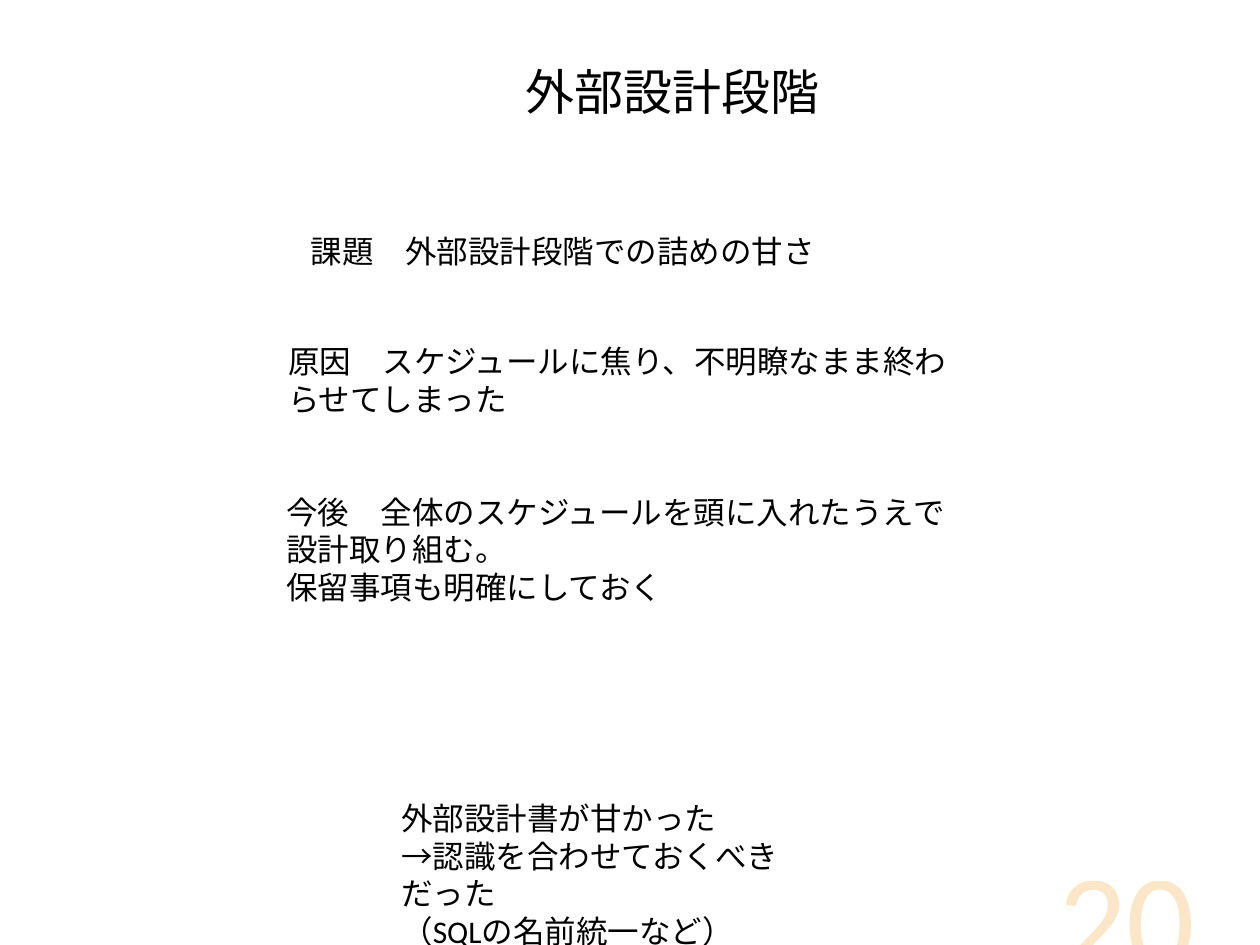
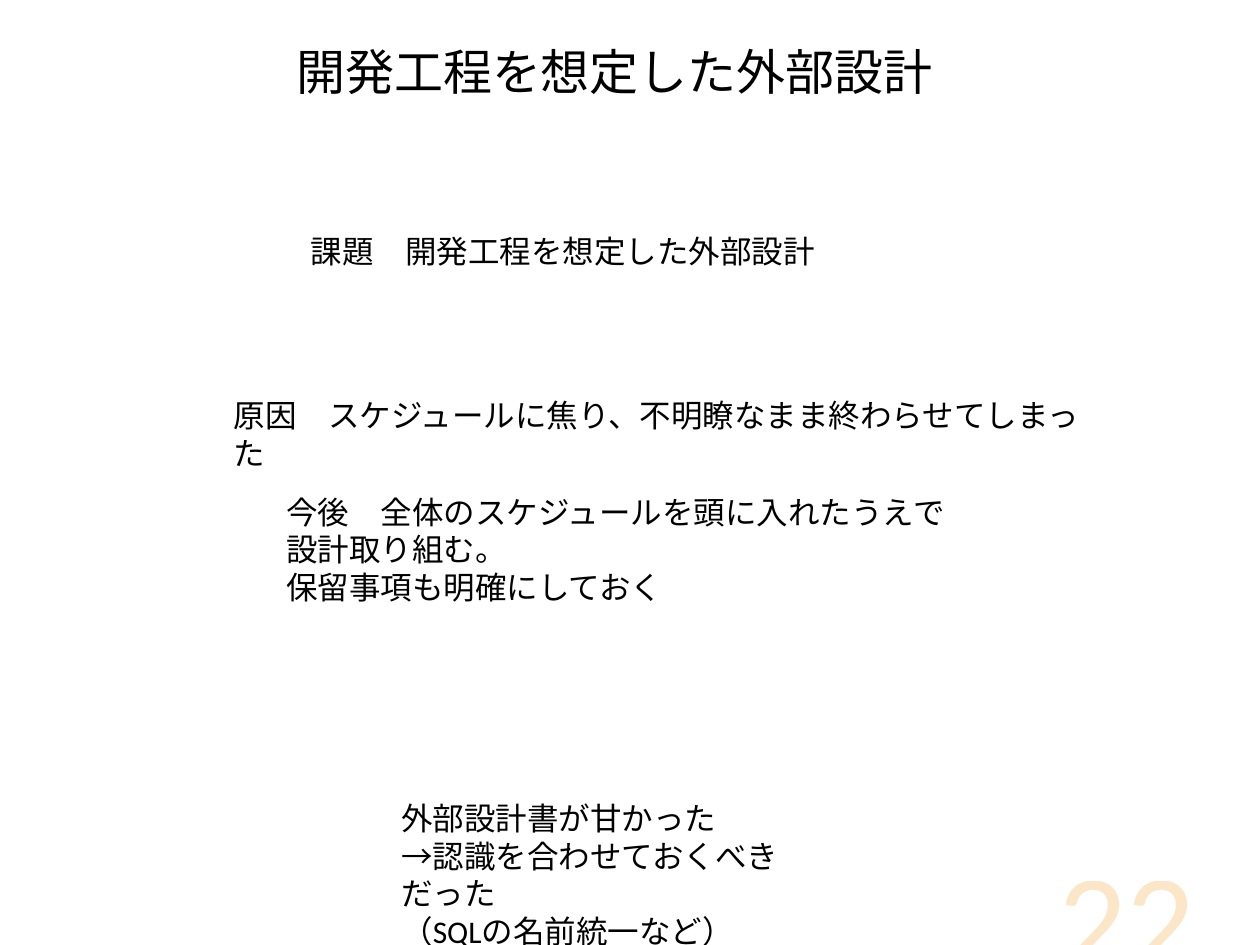
Before and after one commit to DOJO-2021/D-2, a slide deck: slide 22 of documents/プレゼン/Knowledge Holder_清書版.pptx (slide 20 before the commit). Drawn at 1260x945 pixels with LibreOffice and Linux fonts; fonts in the diff are those of the drawing. Boxes give left, top, right and bottom in pixels: in the first picture for what was removed or moved away, otherwise in the second. Text is boxed around its words. In the diff, an @@ line names an element or a change of style, - is before the commit and + after.

```diff
--- a/documents/プレゼン/Knowledge Holder_清書版.pptx
+++ b/documents/プレゼン/Knowledge Holder_清書版.pptx
@@ text at (296,48,932,94): text changed @@
-外部設計段階
+開発工程を想定した外部設計
@@ text at (311,236,815,266): text changed; font Calibri to Noto Sans CJK JP @@
-課題 外部設計段階での詰めの甘さ
+課題 開発工程を想定した外部設計
@@ text "原因 スケジュールに焦り、不明瞭なまま終わらせてしまった" rewrapped from (288,346,947,413) to (234,400,1079,430) @@
@@ page number at (906,810,1208,945): text changed @@
-20
+22
```
Also in this commit, not shown: 15 other slides changed, 10 slides added, 5 slides removed.
